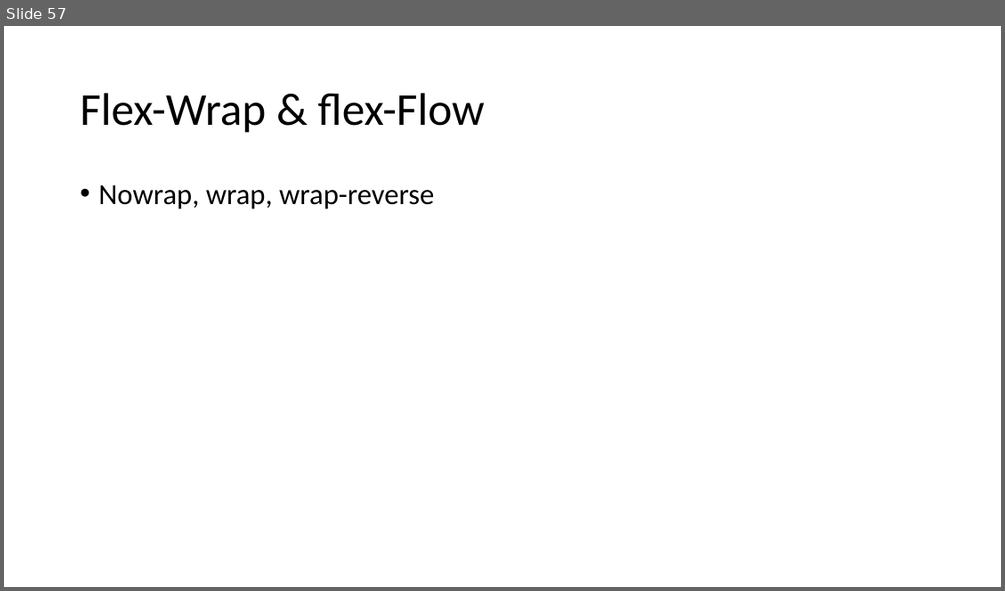
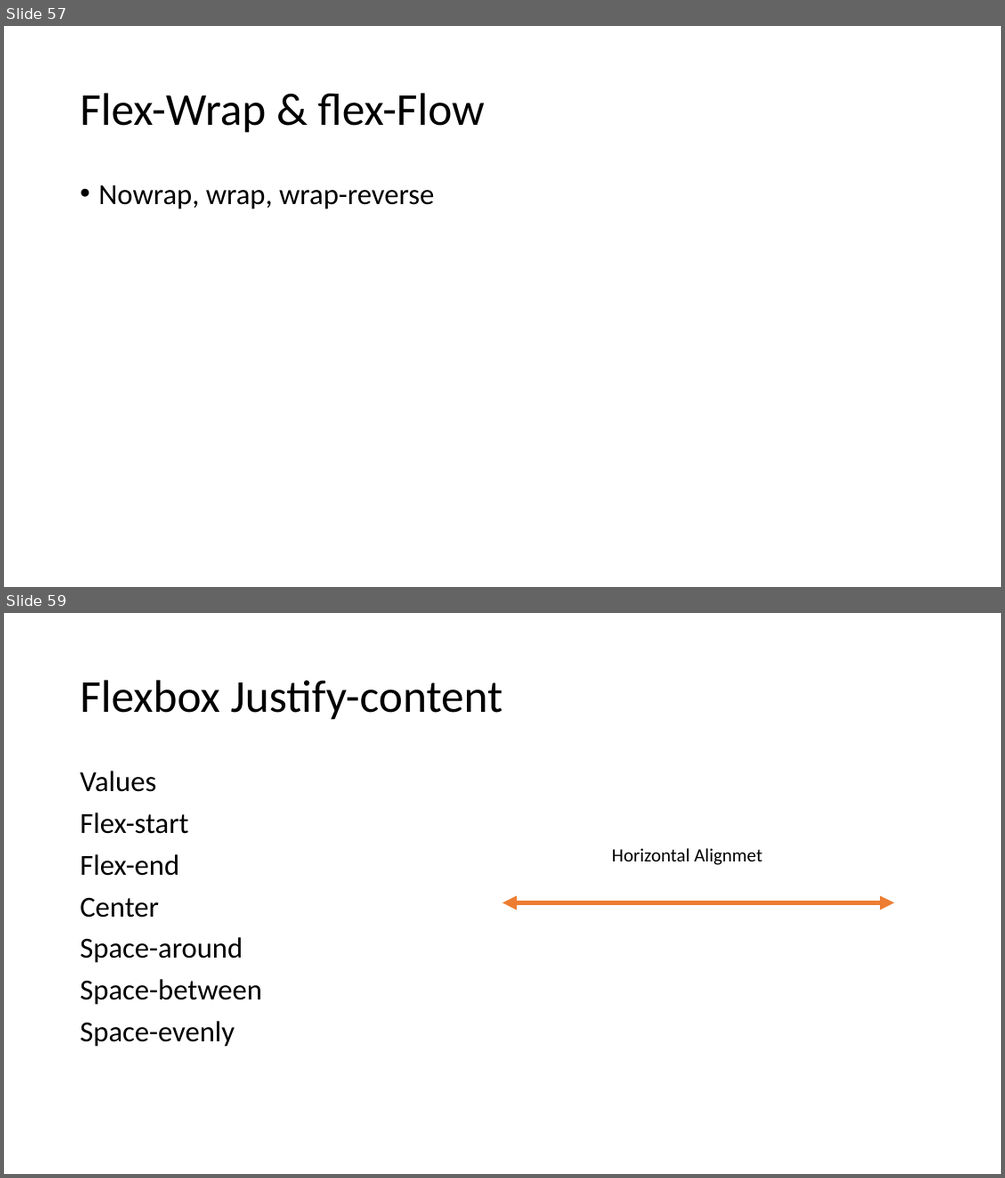
Before and after one commit to PiyushChaturvedii/Batch05, a slide deck: CSS3.pptx. Shown one above the other, each under a label of ours: slide 57 before the commit, slides 57 and 59 after it; the slides between them are not shown. The pictures are 1005x591 and 1005x1178 pixels, drawn with LibreOffice and Linux fonts; fonts in the diff are those of the drawing. Boxes give left, top, right and bottom in pixels: in the first picture for what was removed or moved away, otherwise in the second. Text is boxed around its words. In the diff, an @@ line names an element or a change of style, - is before the commit and + after.

```diff
--- a/CSS3.pptx
+++ b/CSS3.pptx
@@ slide 59 added at <box>4,613,1001,1174</box>, background #FFFFFF @@
@@ title added at <box>80,680,503,720</box>, 44 pt, text #000000 @@
+Flexbox Justify-content
@@ text added at <box>80,771,262,1046</box>, 28 pt, text #000000 @@
+Values
+Flex-start
+Flex-end
+Center
+Space-around
+Space-between
+Space-evenly
@@ text added at <box>612,848,762,865</box>, 18 pt, text #000000 @@
+Horizontal Alignmet
@@ double arrow added from (502, 903) to (894, 903), #ED7D31 4.5 pt @@
```
Also in this commit, not shown: 6 other slides added, 9 other files.
